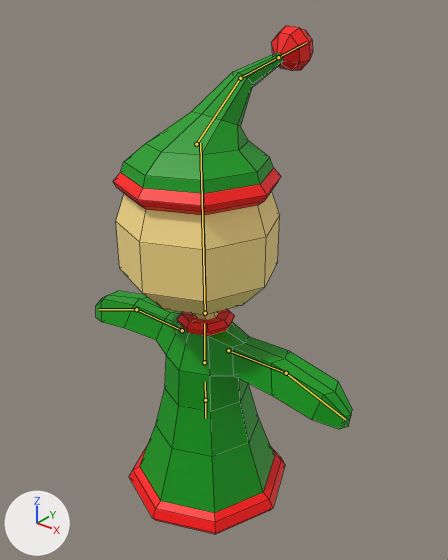
A saved change to the FBX model Assets/3D Models/elfy-boi-anim.fbx.
Before and after are seen from a 50 mm lens placed at (3.36, -3.8, 4.87), pointed at (0.1, 0.27, 2.35). Lighting does not change. The marker at lower left points along +X, +Y and +Z. The bones that bend it are drawn over the model as lines. Mesh edges are drawn as thin lines.
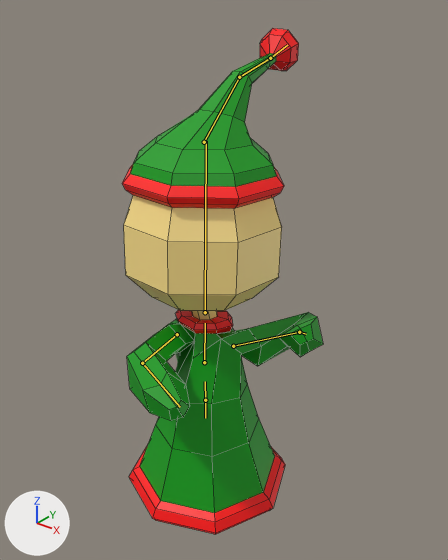
The newer file adds an action. The first version stands in its rest pose; the second is drawn at frame 9 of the action 'Armature|Chopping'.

Where the change shows, as pixel boxes [x1, y1, x2, y2] in the pictures (448 x 560 px):
'Cylinder', posed (21% narrower)
    before: [96, 26, 352, 535]
    after: [122, 28, 323, 535]
bone 'Top Torso', root to tip
    before: (204, 362) to (204, 323)
    after: (204, 362) to (205, 323)
bone 'Head', root to tip
    before: (205, 313) to (200, 143)
    after: (205, 312) to (206, 141)
bone 'Arm.R', root to tip
    before: (182, 330) to (136, 309)
    after: (177, 334) to (142, 363)
bone 'Hand.R', root to tip
    before: (136, 309) to (99, 309)
    after: (142, 363) to (180, 407)
bone 'Arm.L', root to tip
    before: (228, 350) to (286, 373)
    after: (233, 346) to (299, 332)
bone 'Hand.L', root to tip
    before: (286, 373) to (345, 419)
    after: (299, 332) to (306, 334)

Patch to the scene script:
```diff
--- a/Assets/3D Models/elfy-boi-anim.fbx.py
+++ b/Assets/3D Models/elfy-boi-anim.fbx.py
@@ bone_top_torso @@
 bone_top_torso = bpy.data.objects['Armature'].pose.bones['Top Torso']  # child of 'Root'
-bone_top_torso.rotation_quaternion = (1.0, 0.0, 0.0, 0.0)  # degrees (0, 0, 0)
+bone_top_torso.rotation_quaternion = (0.988, -0.003, 0.154, 0.0)  # degrees (0, 18, 0)
@@ bone_head @@
 bone_head = bpy.data.objects['Armature'].pose.bones['Head']  # child of 'Top Torso'
-bone_head.rotation_quaternion = (1.0, 0.0, 0.0, 0.0)  # degrees (0, 0, 0)
+bone_head.rotation_quaternion = (1.0, -0.025, 0.0, -0.003)  # degrees (-3, 0, 0)
@@ bone_arm_r @@
 bone_arm_r = bpy.data.objects['Armature'].pose.bones['Arm.R']  # child of 'Top Torso'
-bone_arm_r.rotation_quaternion = (1.0, 0.0, 0.0, 0.0)  # degrees (0, 0, 0)
+bone_arm_r.rotation_quaternion = (0.66, 0.643, 0.31, 0.235)  # degrees (91, 6, 45)
@@ bone_hand_r @@
 bone_hand_r = bpy.data.objects['Armature'].pose.bones['Hand.R']  # child of 'Arm.R'
-bone_hand_r.rotation_quaternion = (1.0, 0.0, 0.0, 0.0)  # degrees (0, 0, 0)
+bone_hand_r.rotation_quaternion = (0.899, 0.322, -0.218, 0.203)  # degrees (35, -31, 15)
@@ bone_arm_l @@
 bone_arm_l = bpy.data.objects['Armature'].pose.bones['Arm.L']  # child of 'Top Torso'
-bone_arm_l.rotation_quaternion = (1.0, 0.0, 0.0, 0.0)  # degrees (0, 0, 0)
+bone_arm_l.rotation_quaternion = (0.627, 0.002, -0.755, 0.192)  # degrees (64, -109, -48)
@@ bone_hand_l @@
 bone_hand_l = bpy.data.objects['Armature'].pose.bones['Hand.L']  # child of 'Arm.L'
-bone_hand_l.rotation_quaternion = (1.0, 0.0, 0.0, 0.0)  # degrees (0, 0, 0)
+bone_hand_l.rotation_quaternion = (0.625, -0.231, -0.589, -0.458)  # degrees (51, -71, -110)
```
